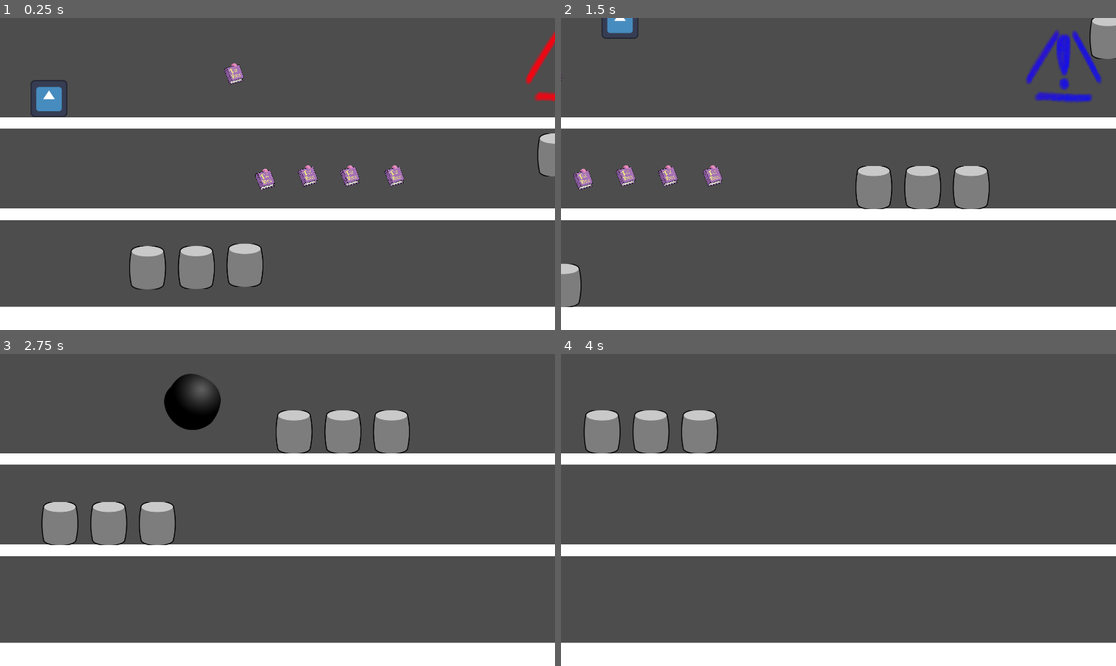
Above: before the commit, frames 1-4 (two rows, left to right).
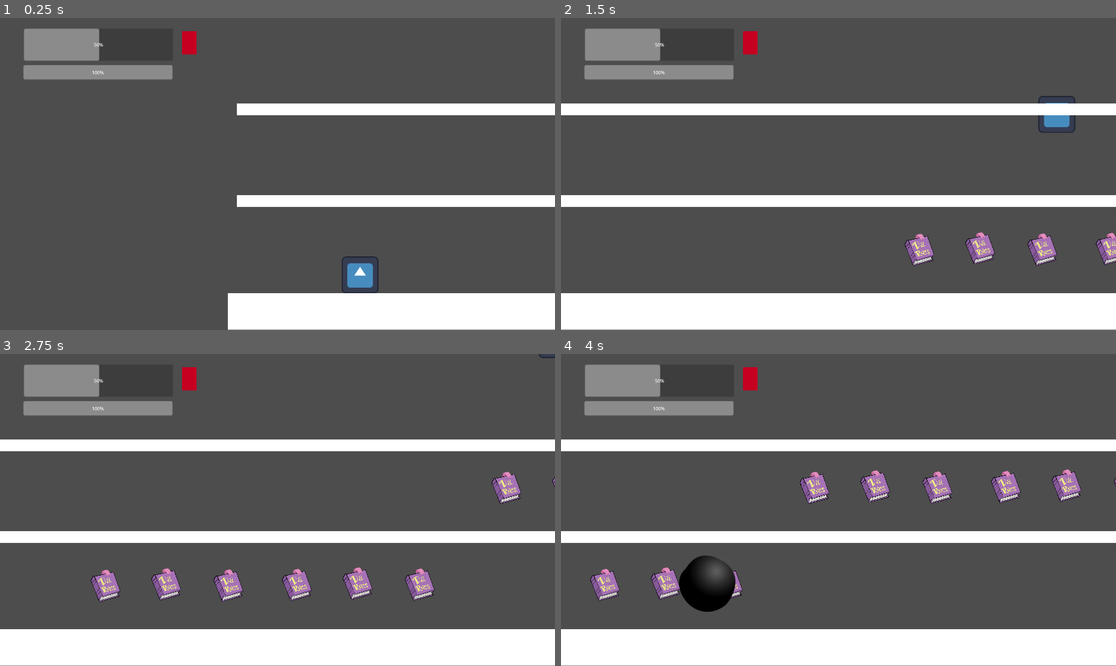
Above: after the commit, the same moments.

Repository: Jam-n-Bees/HITL-Prototype---Blue-Donut
Game: Godot game, scene res://Remake/remake_test.tscn
Two runs of this game, one before a commit and one after it. Both use one fixed random seed, a clock stepped at 60 frames per second and the inputs below. Before the commit the project starts from res://test move.tscn. The engine's default icon, where the game draws it, is replaced by a stand-in: a white triangle on a blue panel in a dark square. Sound files missing from this copy of the repository are replaced by a short silence.
Inputs:
- Up to frame 1 (0.25 s): no input
- Up to frame 2 (1.5 s): hold Space (Space) 0.53-1.28 s; hold D (Right) from 0.53 s (still down); tap W (Up) at 0.77 s; tap Space (Space) at 1.35 s
- Up to frame 3 (2.75 s): tap W (Up) at 1.52 s; release D (Right) at 2.03 s; hold A (Left) from 2.03 s (still down); hold Space (Space) from 2.03 s (still down)
- Up to frame 4 (4 s): release A (Left) at 2.78 s; release Space (Space) at 2.78 s; hold D (Right) from 2.78 s (still down); tap Space (Space) at 2.85 s; tap W (Up) at 3.02, 3.77 s; hold Space (Space) from 3.53 s (still down)

The runs differ from the first frame. In frame 1, 26% of the frame differs, in the area x 0-100%, y 3-100%; in frame 2, 29%; in frame 3, 30%, in the area x 0-100%, y 0-100%; in frame 4, 28%.

Commit message:
Framework HP Mechanic
Emitting signal from player character that passes a variable, that gets used in a print function in the master.
Now to make it trigger in response to an attack happening!

Diff:
--- a/Remake/masters/collectible_master/collectible_master.gd
+++ b/Remake/masters/collectible_master/collectible_master.gd
@@ -9,4 +9,4 @@
 
 func page_collected():
 	emit_signal("tell_master_page_collected")
-	print("Collected!")
+	#print("Collected!")
--- a/Remake/masters/masterofmasters/master_master.gd
+++ b/Remake/masters/masterofmasters/master_master.gd
@@ -4,8 +4,12 @@
 @export var collectible_master : Node2D
 @export var page_data : Resource
 
+@onready var pc := $PlayerCharacter
+
 func _ready() -> void:
 	collectible_master.tell_master_page_collected.connect(page_collected)
+
+	pc.incoming_damage.connect(player_damage_taken)
 
 
 func page_collected():
@@ -15,3 +19,6 @@
 		page_data.current_page_amount -= page_data.max_page_amount
 
 	print(page_data.current_page_amount)
+
+func player_damage_taken(bonk):
+	print("bonk", bonk)
--- a/Remake/player/player_character.gd
+++ b/Remake/player/player_character.gd
@@ -2,6 +2,9 @@
 
 @export var input_manager : Node2D
 @export var syncronised_shuffle : Node2D
+
+signal incoming_damage (inc_dmg)
+var test_dmg := 5
 
 var gravity : float = 85
 var on_floor : bool = false
@@ -13,7 +16,10 @@
 	input_manager.h_moving.connect(am_moving)
 	input_manager.not_h_moving.connect(am_not_moving)
 
+
+
 func _physics_process(delta: float) -> void:
+	incoming_damage.emit(test_dmg)
 	velocity.y += gravity
 	move_and_slide()
 	if is_on_floor():
--- a/Remake/remake_test.tscn
+++ b/Remake/remake_test.tscn
@@ -99,12 +99,21 @@
 scale = Vector2(1.2587895, 2.0143354)
 color = Color(0.9021549, 0, 0.38621542, 1)
 
+[node name="HPBar" type="ProgressBar" parent="MasterMaster/UIMaster" unique_id=1645833445]
+offset_left = 81.0
+offset_top = 163.0
+offset_right = 597.0
+offset_bottom = 213.0
+max_value = 10.0
+step = 1.0
+value = 10.0
+
 [node name="RightSpawnerMaster" type="Node2D" parent="MasterMaster" unique_id=253781049]
 
-[node name="RightWarningSignal" parent="MasterMaster" unique_id=462723471 instance=ExtResource("9_1741o")]
+[node name="RightWarningSignal" parent="MasterMaster/RightSpawnerMaster" unique_id=462723471 instance=ExtResource("9_1741o")]
 position = Vector2(3011, 773)
 
-[node name="RightWarningSignal2" parent="MasterMaster" unique_id=1868817704 instance=ExtResource("9_1741o")]
+[node name="RightWarningSignal2" parent="MasterMaster/RightSpawnerMaster" unique_id=1868817704 instance=ExtResource("9_1741o")]
 position = Vector2(3864, 152)
 
 [node name="== Platforms ==" type="Node2D" parent="." unique_id=1749355582]
--- a/project.godot
+++ b/project.godot
@@ -11,7 +11,7 @@
 [application]
 
 config/name="HITL_Prototype"
-run/main_scene="uid://debi6j164xqxc"
+run/main_scene="uid://cgj7muwekfo4k"
 config/features=PackedStringArray("4.6", "Forward Plus")
 config/icon="res://icon.svg"
 
